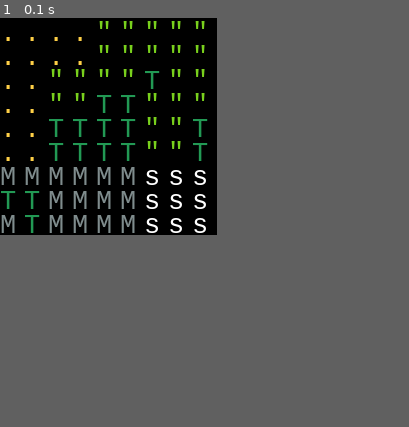
Above: before the commit, frame 1.
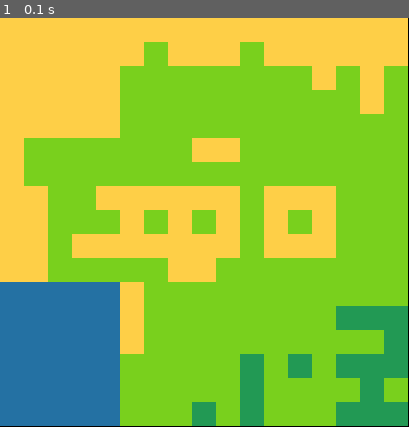
Above: after the commit, the same moment.

Repository: ashley-hart/game-crafters
Game: pygame game, started from basic_pipeline/world_gen/pygame_main.py
The game is run twice, just before and just after one commit, with the same random seed, the same clock (stepped at 60 frames per second) and the same inputs.
Inputs:
- Up to frame 1 (0.1 s): no input
In our replay, the window is 217x217 before the commit and 409x409 after it. These sizes can differ from the game's own. Grey fills any space a smaller window leaves; there, only what the larger window draws over its background counts as a difference.

The runs differ from the first frame. In frame 1, 60% of the frame differs, in the area x 0-100%, y 0-100%.

Commit message:
working on biome seeds and temperature maps

Diff:
--- a/basic_pipeline/world_gen/diamond_square.py
+++ b/basic_pipeline/world_gen/diamond_square.py
@@ -24,7 +24,7 @@
 # These "force" certain biomes to have variation around certain height values.
 # The amount of variation is captured by the roughness value.
 biome_height_offsets = {
-    Biome.WATER: -0.2, # What would a good roughness value be for this?
+    Biome.WATER: -0.05, # What would a good roughness value be for this?
     Biome.DESERT: 0.3,
     Biome.FOREST: 0.4,
     Biome.PLAINS: 0.2,
@@ -32,18 +32,16 @@
 }
 
 # Do diamond square map gen with respect to the biome mask.
-def generate_heightmap_w_biome_mask(size, biome_mask, base_roughness=0.5, base_height_offset=0.1):
+def generate_heightmap_w_biome_mask(size, biome_mask, base_roughness=0.5, base_height_offset=0.1, seed=None):
+
+    if seed:
+        random.seed(seed)
+
     grid = np.zeros((size, size))
     print(f"size = {size}")
 
     # Init corners
     grid[0, 0] = grid[0, -1] = grid[-1, 0] = grid[-1, -1] = random.uniform(0, 1)
-
-    # Get the displacement value for the midpoint.
-    def displace(x1, y1, x2, y2, variance):
-        mid_x, mid_y = (x1 + x2) // 2, (y1 + y2) // 2  # Recall // is int division
-        if grid[mid_x, mid_y] == 0: # If unitiialized (this is what 0 means)... displace it.
-            grid[mid_x, mid_y] = (grid[x1, y1] + grid[x2, y2]) / 2 + random.uniform(-variance, variance)
 
     step_size = size - 1 # start big, then get smaller.
     iteration_num = 1
@@ -80,17 +78,22 @@
     return grid
 
 
-def diamond_step(grid, x, y, step, roughness, biome_height_offset):
+def diamond_step(grid, x, y, step, roughness, biome_height_offset, seed=None):
     # Take the average value of the 4 corners and assign it to the point in the
     # middle of the diamond.
+    if seed:
+        random.seed(seed)
+
     avg = (grid[x, y] + grid[x + step, y] + grid[x, y + step] + grid[x + step, y + step]) / 4.0
     grid[x + step // 2, y + step // 2] = avg + np.random.uniform(-roughness, roughness) + biome_height_offset
 
 
-def square_step(grid, x, y, step, roughness, map_size, biome_height_offset):
+def square_step(grid, x, y, step, roughness, map_size, biome_height_offset, seed=None):
     # Take the average of the 3-4 points that point out from the point
     # computed in the diamond step in the 4 cardinal directions. These points
     # will be the average of all points that surround them in the 4 cardinal directions.
+    if seed:
+        random.seed(seed)
 
     neighbors = []
     if x - step >= 0: # get left pt
@@ -106,7 +109,10 @@
 
 
 # Generates a heightmap using the Diamond Square algorithim
-def generate_heightmap(size, roughness):
+def generate_heightmap(size, roughness, seed=None):
+    if seed:
+        random.seed(seed)
+
     # size = map_size
     grid = np.zeros((size, size))
     grid[0, 0] = grid[0, -1] = grid[-1, 0] = grid[-1, -1] = random.uniform(0, 1)
--- /dev/null
+++ b/basic_pipeline/world_gen/one-off-files/temperature_map.py
@@ -0,0 +1,35 @@
+import noise
+import numpy as np
+
+def generate_temperature_map(size, scale=10.0, seed=None):
+    if seed:
+        np.random.seed(seed)
+
+    temp_map = np.zeros((size, size))
+    for y in range(size):
+        for x in range(size):
+            temp = noise.pnoise2(x / scale, y / scale, octaves=4, persistence=0.5, lacunarity=2.0, base=seed or 0)
+            temp_map[y, x] = (temp + 1) / 2  # Normalize to [0,1]
+
+    return temp_map
+
+def print_grid(grid):
+    # Print grid of floats rounded to 2 places
+    if isinstance(grid, np.ndarray) and (isinstance(grid[0][0], np.float64) or isinstance(grid[0][0], np.float32)):
+        for row in grid:
+            print(" ".join(f"{val:.2f}" for val in row))
+    # Print Biome Enum grid
+    elif isinstance(grid, np.ndarray) and isinstance(grid[0][0], Biome):
+        for row in grid:
+                print(" ".join(str(cell.value) for cell in row))
+    # Print ints and any other data type
+    else:
+        for row in grid:
+                print(" ".join(cell for cell in row))
+
+    print()
+
+
+if __name__ == "__main__":
+    temp_map = generate_temperature_map(10)
+    print_grid(temp_map)
--- a/basic_pipeline/world_gen/pygame_main.py
+++ b/basic_pipeline/world_gen/pygame_main.py
@@ -5,7 +5,7 @@
 from world_generator import WorldGenerator
 from world_config import DisplayMode
 
-def draw_tilemap(window, ascii_map, display_mode=DisplayMode.ASCII_MODE):
+def draw_tilemap(window, ascii_map, display_mode):
     # TODO: Add frame.
     for y, row in enumerate(ascii_map):
         for x, tile in enumerate(row):
@@ -13,26 +13,44 @@
             # Set color (colors stored in color_dict)
             # print(tile.symbol, end="")
             # color = ascii_color_map.get(tile, (255, 255, 255)) # If we fail to get something, default to white
-            symbol = tile.raw_symbol
-            color = ascii_color_map.get(symbol, (255, 255, 255)) # If we fail to get something, default to white
-
-            # Render symbol
-            text_surface = font.render(tile.raw_symbol, True, color)
-            window.blit(text_surface, (x * tile_size, y * tile_size))
-            # color = color_map.get(tile.raw_symbol)
-            # pygame.draw.rect(window, color, (x * tile_size, y * tile_size, tile_size, tile_size))
+            color = ascii_color_map.get(tile.raw_symbol, (255, 255, 255))
+            if display_mode == DisplayMode.ASCII_MODE:
+                # print("Rendeing world as an ASCII tile map.")
+                text_surface = font.render(tile.raw_symbol, True, color)
+                window.blit(text_surface, (x * tile_size, y * tile_size))
+            elif display_mode == DisplayMode.PIXEL_MODE:
+                # Render tile as a solid colored pixel
+                pygame.draw.rect(window, color, (x * tile_size, y * tile_size, tile_size, tile_size))
+            else:
+                print(f"Error: Invalid map render mode provided. Receieved display_mode = {display_mode}")
 
 # TODO: Handle User input
 # TODO: Pass in any settings for the map from the cmd line or future UI here.
-user_params = {'north': 'desert',
-                'south': 'mountains',
-                'center': 'forest'}
+# user_params = {'north': 'desert',
+#                 'south': 'mountains',
+#                 'center': 'forest'}
 # user_params = {'north': 'water',
 #                 'south': 'mountains',
 #                 'center': 'water'}
 
+# island
+user_params = {'north': 'plains',
+                'northeast': 'mountains',
+                'east': 'plains',
+                'west': 'desert',
+                "northwest": 'plains',
+                "southwest": 'water',
+                'center': 'plains'}
+# user_params = {'north': 'water',
+#                 'south': 'water',
+#                 'east': 'water',
+#                 'west': 'water',
+#                 'center': 'mountains'}
+
 # Init World Generator & Create map
-map_generator = WorldGenerator(MapSizes.EXTRA_SMALL_MAP, user_params)
+map_display_mode = DisplayMode.PIXEL_MODE
+seed = "apples"
+map_generator = WorldGenerator(MapSizes.SMALL_MAP, user_params, display_mode=map_display_mode, seed=seed)
 ascii_map = map_generator.create_world(roughness=1)
 
 # Set up Pygame Display
@@ -62,7 +80,7 @@
 running = True
 while running:
     window.fill((0,0,0))
-    draw_tilemap(window, ascii_map)
+    draw_tilemap(window, ascii_map, map_display_mode)
     pygame.display.flip() # update display
 
     for e in pygame.event.get():
--- a/basic_pipeline/world_gen/world_generator.py
+++ b/basic_pipeline/world_gen/world_generator.py
@@ -1,7 +1,6 @@
 # Midpoint Displacement + Cellular Automata
 import numpy as np
-import random
-from ascii_tile import ASCIITile, water_tile, mountain_tile, plains_tile, desert_tile, forest_tile, pines_tile, lava_tile, snow_tile
+from ascii_tile import water_tile, mountain_tile, plains_tile, desert_tile, forest_tile, pines_tile, lava_tile, snow_tile
 
 from biome_mask import create_biome_mask, print_mask
 from diamond_square import generate_heightmap_w_biome_mask, smooth_biome_transitions
@@ -18,14 +17,17 @@
 
 class WorldGenerator():
 
-    def __init__(self, map_size, user_params, roughness=0.5, display_mode=DisplayMode.ASCII_MODE):
+    def __init__(self, map_size, user_params, roughness=0.5, display_mode=DisplayMode.ASCII_MODE, seed=None):
         self.map_size = map_size.value
         self.base_roughness = roughness
         self.user_params = user_params
         self.display_mode = display_mode
+        self.seed = seed
 
-        print(f"Creating a world with dimensions: {self.map_size}x{self.map_size}")
-        print(f"Creating a world with user_params: {self.user_params}")
+        print(f"Creating a new world")
+        print(f"Map dimensions: {self.map_size}x{self.map_size}")
+        print(f"Inspired by the following user_params: {self.user_params}")
+        print(f"Generator Seed: {self.seed}")
 
     # TODO: Move this to a map renderer class.
     def heightmap_to_ascii(self, grid):
@@ -72,7 +74,7 @@
         # heightmap = self.generate_heightmap(roughness)
 
         print("Generating heightmap w/ biome mask")
-        height_map = generate_heightmap_w_biome_mask(self.map_size, biome_mask, roughness)
+        height_map = generate_heightmap_w_biome_mask(self.map_size, biome_mask, roughness, seed=self.seed)
         print_grid(height_map)
 
         for row in height_map:
@@ -96,6 +98,7 @@
         # ======================
         # Map heightmap values to ASCII chars
         ascii_world = self.heightmap_to_ascii(smoothed_hm)
+        # ascii_world = self.heightmap_to_ascii(height_map)
 
         # TODO: Add map frame
 
